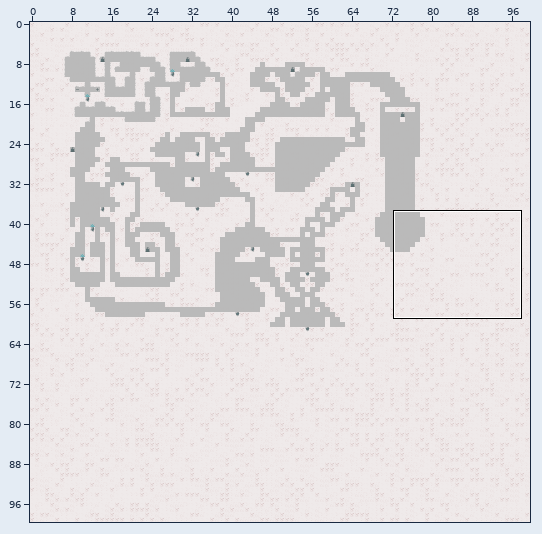
Two states of a Tiled map, tmx/map.tmx. The first picture is a wide view before the edit; the outline marks the close-up.
Close-up. Before the edit:
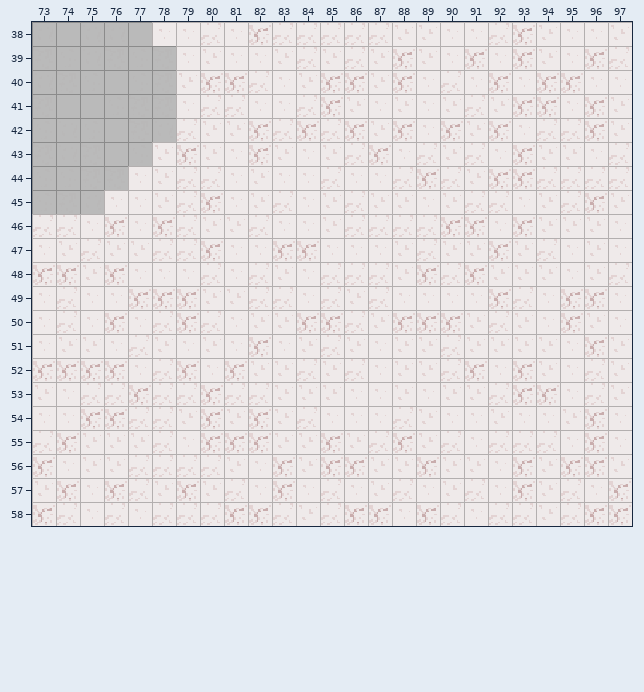
Cells are 16x16 px. Shown: x 73..97, y 38..58. The commit also changed other parts of the map, which this record leaves out.
After:
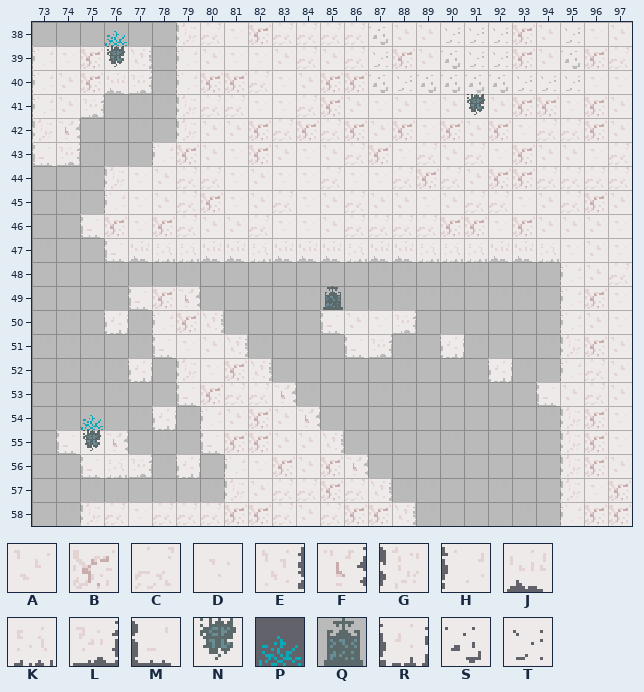
Key: from "TestSet": A 0, B 1, C 2, D 3, E 8, F 9, G 10, H 11, J 12, K 13, L 14, M 15, N 16, P 19, Q 20, R 24, S 27, T 28.
_ is an empty cell, # one hidden under a higher layer, . an unchanged one.
Difference:
--- layer "Background"
@@ x 85..85 @@
-49 #
+49 Q
--- layer "Collision"
@@ x 73..95 @@
-38 .....DD.......C..DDC..D
-39 _____.D.......A..DBD..D
-40 _____.A.......ABDCDBDBB
-41 ___...D...........C....
-42 __....C................
-43 __...A.................
-44 ..._...................
-45 ...D...................
-46 CCD....................
-47 DACAACCBDDBBDDDACAABAC.
-48 BBABDDDCDCADCCCABCBAAAD
-49 DCDDB.BAACCDCACDDDDBCDB
-50 DCDBDC.CDAABBCABBBACADB
-51 DAADCA..DBDACADAACAAAAD
-52 BBBBDCB..AACACDAACBDBAD
-53 ADCCBCC...AAADDADAACBBD
-54 DDBBCCAB...CDDDCADDADDA
-55 CBAAACDB....BACBACDCCCD
-56 BDAACCCCA....BAABAADBAB
-57 ABDBCABACDBDCDACDACDBAC
-58 BCD............DBCDCCAC
+38 ....._G......._..___.._
+39 HDBNE.H......._..___.._
+40 HABJL.H......._________
+41 HAL...G...........N....
+42 GF....G................
+43 ML...H.................
+44 ...G...................
+45 ...H...................
+46 __M....................
+47 ___MJKKJJKJJJKJJKKKJJK.
+48 ______________________H
+49 ____M.F_______________H
+50 ___R_H.E____MADL______H
+51 _____M..E____ML__R____G
+52 ____R_G..E_________R__H
+53 ______M...F__________MA
+54 _____R_H...F__________G
+55 _MNF___M....E_________G
+56 __MKL_R_H....F________G
+57 ________GACCBCE_______G
+58 __G............E______H
--- layer "Foreground"
@@ x 76..95 @@
-38 _.........._..___.._
-39 ..........._..___.._
-40 ..........._________
+38 P..........S..TTT..T
+39 ...........T..STT..S
+40 ...........STSSSSTTT
@@ x 75..75 @@
-54 _
+54 P
